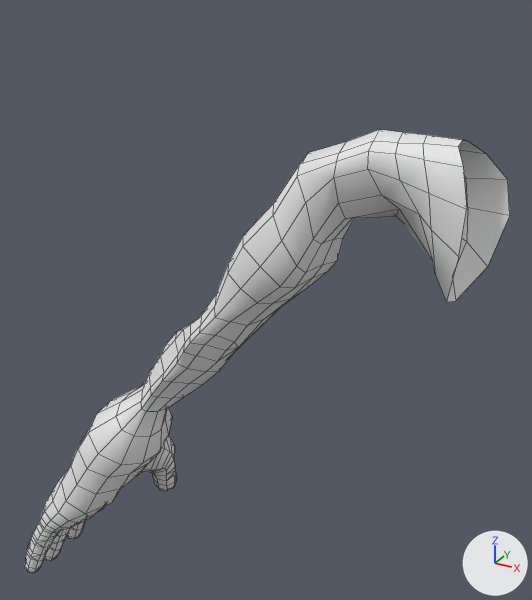
Before and after pictures for a commit that changed the FBX model Assets/Content/3Dmodels/Bodies/Humans/Males/Strong/3Dmodel_Body_Human_Male_Strong_ArmLeft.fbx.
Before and after are seen from a 50 mm lens placed at (-0.032, -0.599, 1.561), pointed at (-0.386, 0.046, 1.239). Every picture has the same lights, and +X, +Y and +Z are marked at lower right. The picture after the commit comes second. Both versions are drawn at full value of the shape key 'BlendShape_Sleeves_Default' of 'Body_Human_Male_Strong_ArmLeft'; the numbers are the values there. Mesh edges are drawn as thin lines.

The first picture shows 'Body_Human_Male_Strong_ArmLeft'.
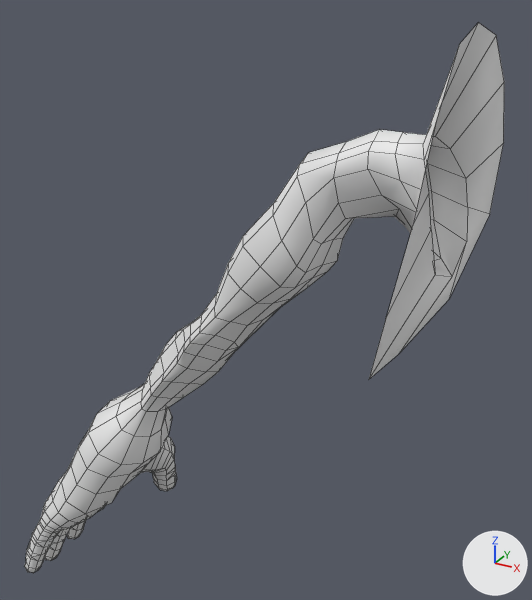
Where the change shows, as pixel boxes [x1, y1, x2, y2] in the pictures (532 x 600 px; the box of a moved part takes in the faces that stretch with it):
'Body_Human_Male_Strong_ArmLeft', reshaped (24% taller): before [25, 130, 510, 573]; after [25, 23, 504, 573]
part 1 of me_body_human_male_strong_armleft, moved or reshaped: before [423, 135, 510, 302]; after [369, 23, 504, 379]

Edits to the bpy script that builds the scene:
```text
Change me_body_human_male_strong_armleft:
    used by ob_body_human_male_strong_armleft; location = (0.0, 0.0, 0.0); rotation_euler = (0.0, 0.0, 3.142), in degrees (0, 0, 180)
    remove me_body_human_male_strong_armleft.from_pydata(...)  # 765 vertices, 790 faces; spans x 0.144..0.683, y -0.111..0.108, z 0.829..1.445
    add me_body_human_male_strong_armleft.from_pydata(...)  # 765 vertices, 790 faces; spans x 0.17..0.683, y -0.135..0.133, z 0.829..1.53
    me_body_human_male_strong_armleft part 1
    me_body_human_male_strong_armleft.vertices[739].co: (0.161, 0.049, 1.36) -> (0.189, 0.133, 1.334)  # pixel (458, 256) -> pixel (385, 318)
    me_body_human_male_strong_armleft.vertices[743].co: (0.17, 0.04, 1.315) -> (0.216, 0.085, 1.252)  # pixel (446, 302) -> pixel (368, 379)
    me_body_human_male_strong_armleft.vertices[745].co: (0.178, 0.022, 1.439) -> (0.174, 0.063, 1.518)  # pixel (458, 146) -> pixel (459, 44)
    me_body_human_male_strong_armleft.vertices[751].co: (0.144, -0.048, 1.369) -> (0.178, -0.133, 1.343)  # pixel (509, 215) -> pixel (489, 214)
    me_body_human_male_strong_armleft.vertices[752].co: (0.149, -0.045, 1.401) -> (0.174, -0.135, 1.414)  # pixel (507, 179) -> pixel (503, 142)
    me_body_human_male_strong_armleft.vertices[753].co: (0.166, -0.026, 1.425) -> (0.174, -0.1, 1.475)  # pixel (486, 154) -> pixel (504, 81)
    me_body_human_male_strong_armleft.vertices[757].co: (0.152, -0.019, 1.33) -> (0.194, -0.068, 1.272)  # pixel (487, 266) -> pixel (449, 299)
    me_body_human_male_strong_armleft.vertices[758].co: (0.178, -0.008, 1.438) -> (0.173, -0.044, 1.517)  # pixel (468, 141) -> pixel (496, 35)
    me_body_human_male_strong_armleft.vertices[761].co: (0.168, 0.014, 1.307) -> (0.217, 0.006, 1.239)  # pixel (455, 300) -> pixel (398, 354)
    me_body_human_male_strong_armleft.vertices[762].co: (0.178, 0.009, 1.442) -> (0.175, 0.012, 1.53)  # pixel (463, 139) -> pixel (478, 22)
    me_body_human_male_strong_armleft.vertices[763].co: (0.169, 0.036, 1.427) -> (0.171, 0.112, 1.473)  # pixel (463, 166) -> not seen
    me_body_human_male_strong_armleft.vertices[764].co: (0.16, 0.046, 1.397) -> (0.175, 0.133, 1.407)  # pixel (466, 209) -> pixel (412, 225)
```
